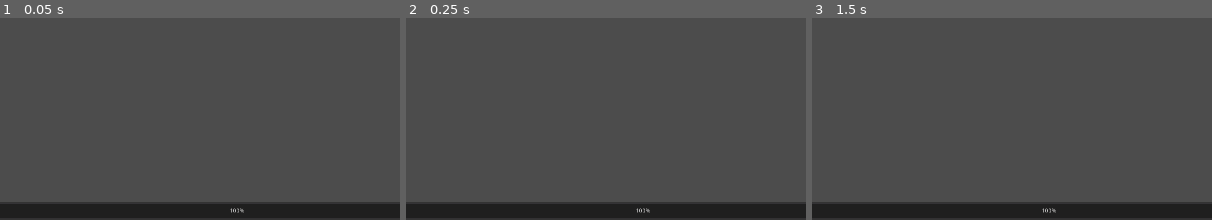
Above: before the commit, frames 1-3 (left to right).
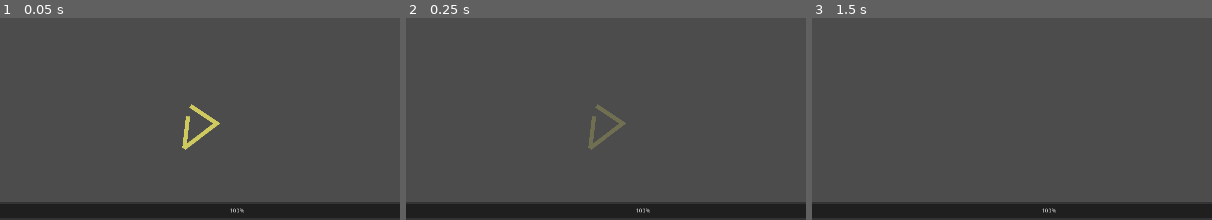
Above: after the commit, the same moments.

Repository: SaitenHazard/Android-1.0
Game: Godot game, scene res://Scene/Game.tscn
The game is run twice, just before and just after one commit, with the same random seed, the same clock (stepped at 60 frames per second) and the same inputs. The engine's default icon, where the game draws it, is replaced by a stand-in: a white triangle on a blue panel in a dark square.
Inputs (mouse positions are % of the whole screen's width and height, from its top left):
- Up to frame 1 (0.05 s): no input
- Up to frame 2 (0.25 s): no input
- Up to frame 3 (1.5 s): move the mouse to (72, 39) at 0.52 s; click (72, 39) at 0.67 s; tap Enter at 1.25 s; drag from (30, 50) to (45, 67) at 1.27 s
The pictures show only the part of the screen within x 20-70%, y 50-100%; the shares and areas given below are measured in that part.

The runs differ from the first frame. In frame 1, 0.6% of the frame differs, in the area x 45-55%, y 42-66%; in frame 2, 0.5%; in frame 3, nothing differs.

Commit message:
08/31/2021 01:39AM

Diff:
--- a/Game/Scene/CaptureCircle.tscn
+++ b/Game/Scene/CaptureCircle.tscn
@@ -8,6 +8,7 @@
 [node name="Line2D" type="Line2D" parent="."]
 
 [node name="AfterLine2D" type="Line2D" parent="."]
+points = PoolVector2Array( 848.458, 806.303, 911.387, 848.255, 833.475, 907.438, 842.465, 831.025 )
 default_color = Color( 1, 0.976471, 0.4, 1 )
 
 [node name="Polygon2D" type="Polygon2D" parent="."]
--- a/Game/Scripts/CaptureCircle.gd
+++ b/Game/Scripts/CaptureCircle.gd
@@ -33,27 +33,18 @@
 	return line_lenght
 
 func _process(delta):
-	_plot_line()
+	_animte_afterLight()
+	_draw_line()
 	_find_intersecting_point()
-	_plot_shape()
 	_find_critter_inside_shape()
-	_draw_line()
-#	_draw_shape()
 
-func _draw_line():
-#	if draw_shape:
-#		return
+func _animte_afterLight():
+	if afterLine.default_color.a == 0:
+		return
 
-	line.points = points_line
-
-func _draw_shape():
-#	if not draw_shape:
-#		return
-
-	line.points = PoolVector2Array()
-	afterLine.points = points_shape
-#	polygon.set_polygon(points_shape)
-
+	var color_alpha =  lerp(afterLine.default_color.a, 0 , 0.1)
+	afterLine.default_color = Color(afterLine.default_color.r,
+	afterLine.default_color.g, afterLine.default_color.b, color_alpha)
 
 func _input(event):
 	if event is InputEventScreenTouch and event.is_pressed():
@@ -68,60 +59,36 @@
 		if not OS.get_name() == "Windows":
 			state = STATES.RELEASED
 
-#func _debug():
-#	if state == STATES.JUST_PRESSED:
-#		print('JUST PRESSED')
-##		label.text = 'JUST PRESSED'
-#
-#	if state == STATES.PRESSED:
-#		print('PRESSED')
-##		label.text = 'PRESSED'
-#
-#	if state == STATES.RELEASED:
-#		print('RELEASED')
-##		label.text = 'RELEASED'
-
 func _initialize_draw_line():
 	points_line = PoolVector2Array()
-#	draw_shape = false
 	point_index = 0
 	line_lenght = 0
 
 func _find_critter_inside_shape():
-#	if not draw_shape:
-#		return
-
 	var critters = get_node('/root/Control/Critters').get_children()
 	for x in critters.size():
 		var is_in_polygon = Geometry.is_point_in_polygon(critters[x].get_global_position(), points_shape)
 		if is_in_polygon:
 			critters[x].get_hit()
 
-func _plot_line():
-#	if draw_shape:
-#		return
-
+func _draw_line():
 	if line_lenght < max_line_length:
-
 		if state == STATES.JUST_PRESSED:
 			points_line.append(touch_position)
-
 		if state == STATES.PRESSED:
 			if points_line.size() == 0:
 				points_line.append(touch_position)
-
 			if points_line[point_index].distance_to(touch_position) > 10:
 				line_lenght = line_lenght + 10
 				points_line.append(touch_position)
 				point_index +=1
 
 	if state == STATES.RELEASED:
-		points_line = PoolVector2Array()
+		_initialize_draw_line()
 
-func _plot_shape():
-#	if not draw_shape:
-#		return
+	line.points = points_line
 
+func _draw_shape():
 	points_shape = PoolVector2Array()
 	points_shape.append(pointC)
 
@@ -131,12 +98,14 @@
 	points_shape.append(pointC)
 	shape_set = true
 
+	line.points = PoolVector2Array()
+
+	afterLine.default_color = Color(afterLine.default_color.r,
+	afterLine.default_color.g, afterLine.default_color.b, 1)
+	afterLine.points = points_shape
+
 func _find_intersecting_point():
-#	if draw_shape:
-#		return
-
 	if points_line.size() < 3:
-#		draw_shape = false
 		return
 
 	var pointA1 = points_line[points_line.size()-1]
@@ -149,10 +118,6 @@
 		var found = Geometry.segment_intersects_segment_2d(pointA1, pointA2, pointB1, pointB2)
 		if not found == null:
 			pointC = found
-			_plot_shape()
 			_draw_shape()
 			_initialize_draw_line()
-#			draw_shape = true
 			return
-
-#	draw_shape = false
